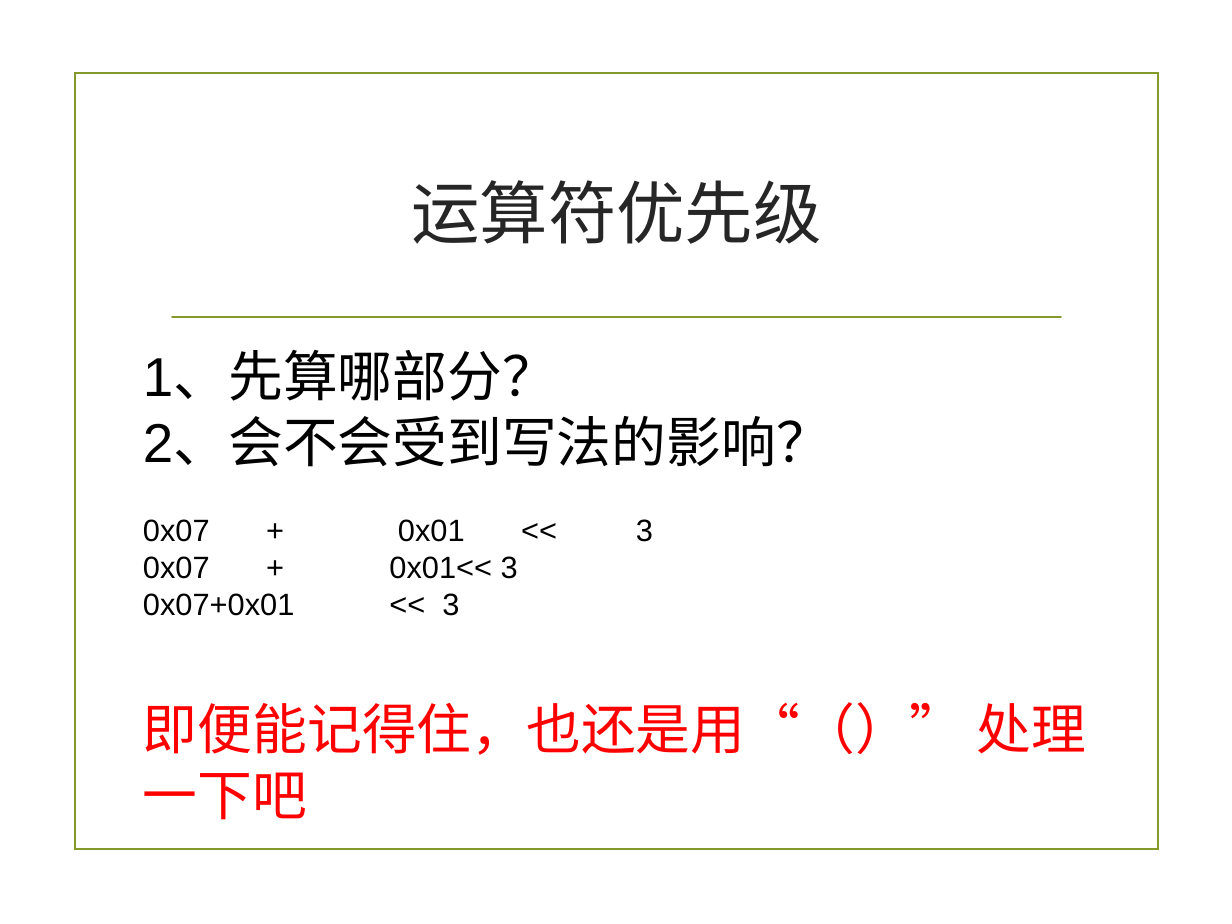
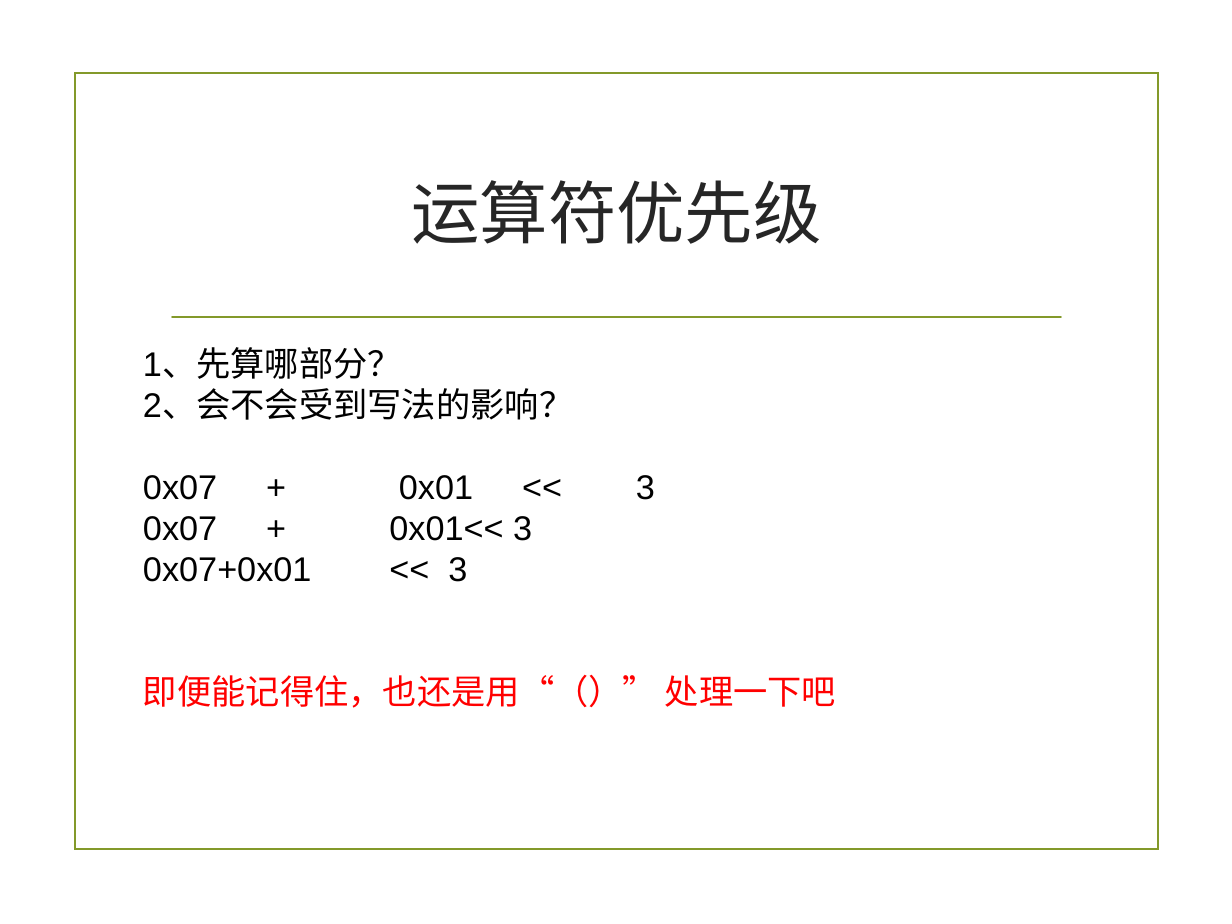
Before and after one commit to zuoshenghuang/curriculum, a slide deck: slide 42 of software/Ch_3_rules_demo.pptx (slide 41 before the commit). Drawn at 1232x924 pixels with LibreOffice and Linux fonts; fonts in the diff are those of the drawing; background and template pictures are left out. Boxes give left, top, right and bottom in pixels: in the first picture for what was removed or moved away, otherwise in the second. Text is boxed around its words. In the diff, an @@ line names an element or a change of style, - is before the commit and + after.

```diff
--- a/software/Ch_3_rules_demo.pptx
+++ b/software/Ch_3_rules_demo.pptx
@@ text "1、先算哪部分？" at <box>143,348,836,708</box>: size 32 to 20 pt in "1、先算哪部分？", "2、会不会受到写法的影响？", "即便能记得住，也还是用“（）” 处理一下吧"; size 18 to 20 pt in "0x07 + 0x01 << 3", "0x07 + 0x01<< 3", "0x07+0x01 << 3" @@
```
Also in this commit, not shown: 22 other slides changed, 3 slides added, 2 slides removed, 5 other files.
